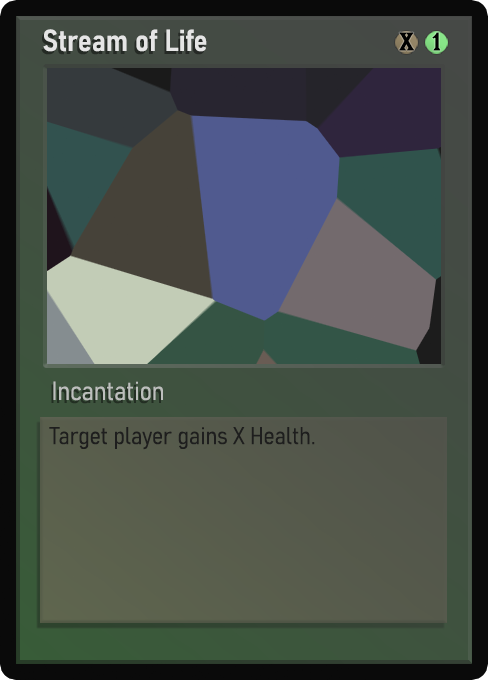
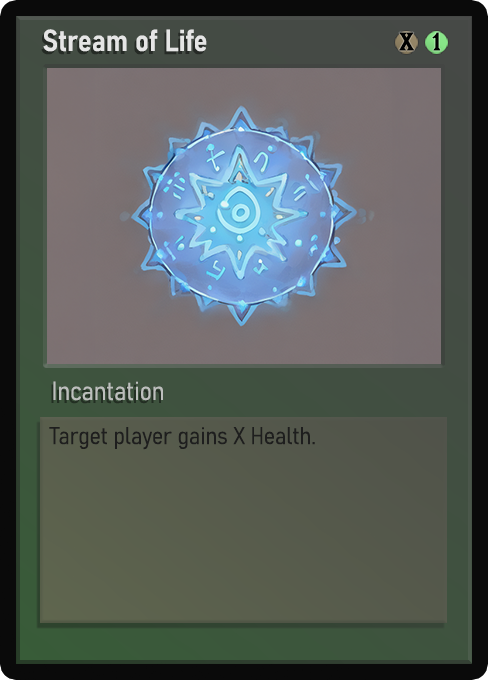
Layers edited between the first and the second 488 x 680 image:
painted on "Name" over <box>44,29,207,52</box>
painted on "Class" over <box>72,386,151,401</box>
painted on "Desc_norm" over <box>61,427,315,450</box>
painted on "Artwork" over <box>47,68,441,364</box>
